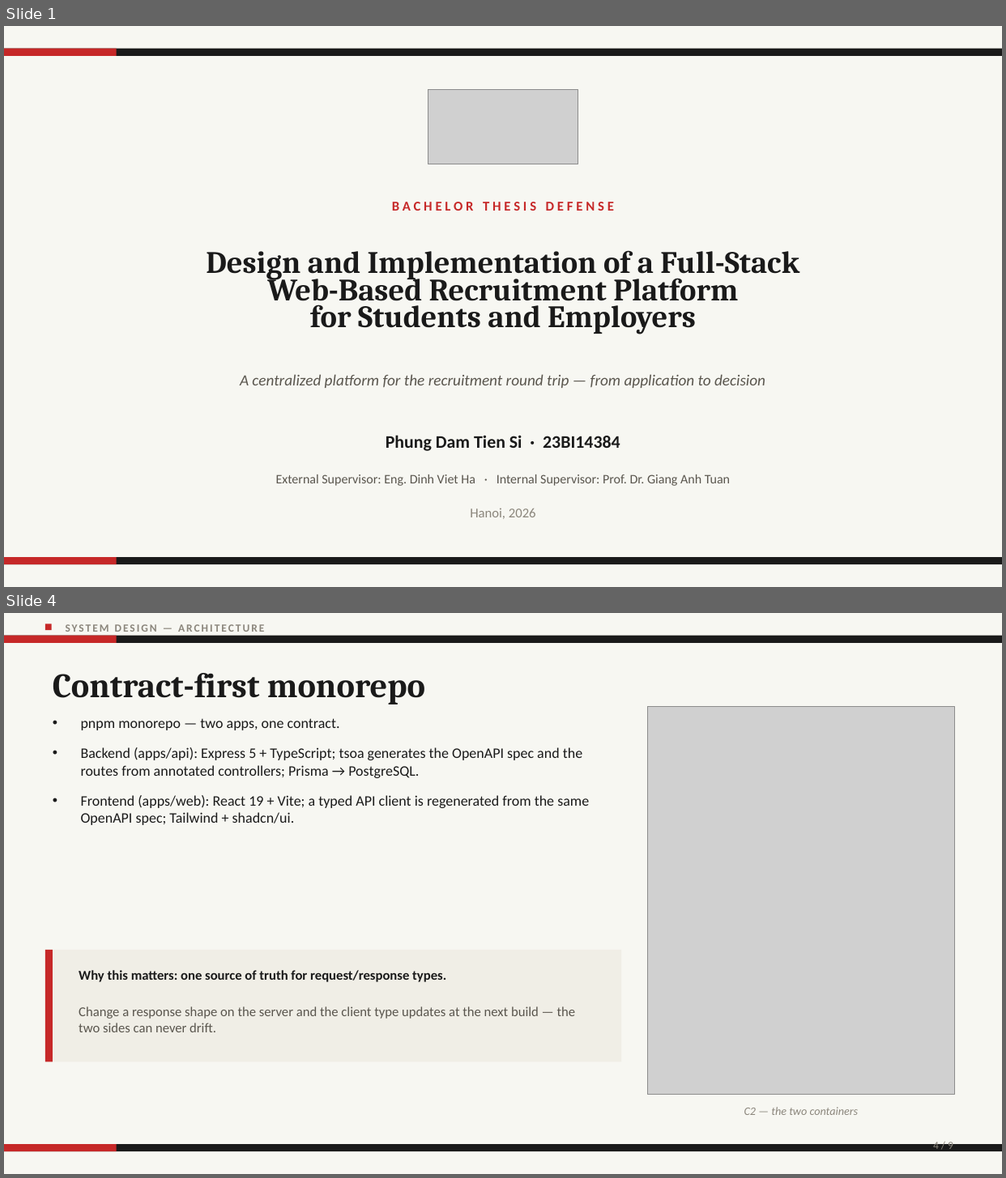
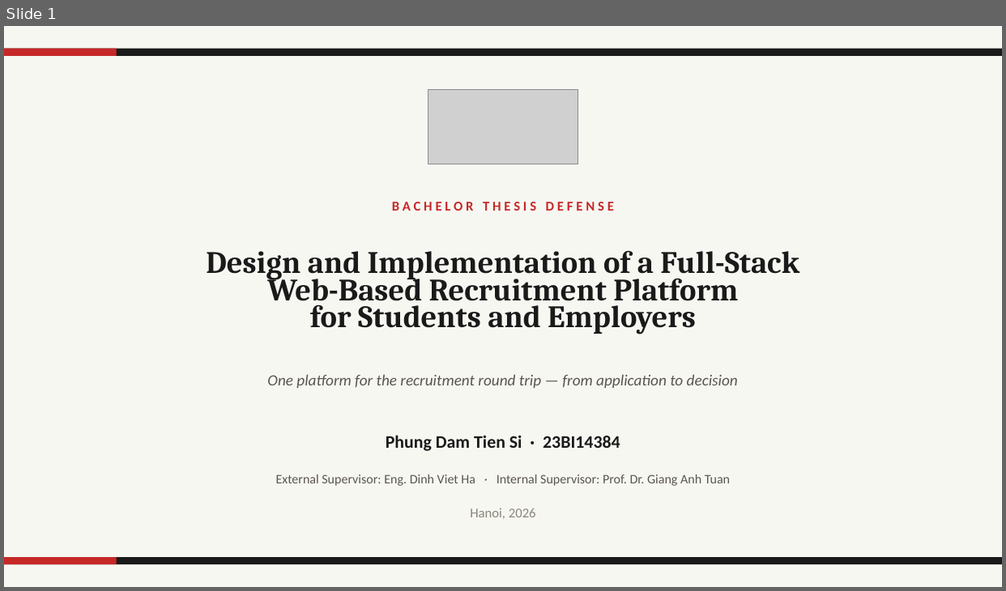
Before and after one commit to SiPhung953/Bachelor-Thesis-Report, a slide deck: presentation/defense-deck.pptx. Shown one above the other, each under a label of ours: slides 1 and 4 before the commit, slide 1 after it; the slides between them are not shown. The pictures are 1006x1178 and 1006x591 pixels, drawn with LibreOffice and Linux fonts; fonts in the diff are those of the drawing; grey boxes stand for pictures. Boxes give left, top, right and bottom in pixels: in the first picture for what was removed or moved away, otherwise in the second. Text is boxed around its words. In the diff, an @@ line names an element or a change of style, - is before the commit and + after.

Commit message:
Presentation: update defense deck, demo scripts and speech

```diff
--- a/presentation/defense-deck.pptx
+++ b/presentation/defense-deck.pptx
@@ slide 4 removed at bbox=[4, 613, 1002, 1174], background #F7F7F2 @@
@@ rectangle removed at bbox=[4, 636, 1002, 643] @@
@@ rectangle removed at bbox=[4, 636, 117, 643] @@
@@ rectangle removed at bbox=[45, 624, 52, 630] @@
@@ text removed at bbox=[66, 624, 264, 632] @@
-SYSTEM DESIGN — ARCHITECTURE
@@ text removed at bbox=[53, 673, 425, 705] @@
-Contract-first monorepo
@@ picture removed at bbox=[648, 707, 955, 1094] @@
@@ text removed at bbox=[81, 718, 589, 825] @@
-• pnpm monorepo — two apps, one contract.
-• Backend (apps/api): Express 5 + TypeScript; tsoa generates the OpenAPI spec and the routes from annotated controllers; Prisma → PostgreSQL.
-• Frontend (apps/web): React 19 + Vite; a typed API client is regenerated from the same OpenAPI spec; Tailwind + shadcn/ui.
@@ rectangle removed at bbox=[45, 950, 621, 1063] @@
@@ rectangle removed at bbox=[45, 950, 53, 1063] @@
@@ text removed at bbox=[79, 970, 446, 982] @@
-Why this matters: one source of truth for request/response types.
@@ text removed at bbox=[79, 1007, 576, 1033] @@
-Change a response shape on the server and the client type updates at the next build — the two sides can never drift.
@@ text removed at bbox=[744, 1107, 859, 1115] @@
-C2 — the two containers
@@ rectangle removed at bbox=[4, 1144, 1002, 1152] @@
@@ rectangle removed at bbox=[4, 1144, 117, 1152] @@
@@ text removed at bbox=[933, 1140, 953, 1152] @@
-4 / 9
@@ slide 1 changed as well @@
@@ text at bbox=[267, 374, 738, 388]: text changed @@
-A centralized platform for the recruitment round trip — from application to decision
+One platform for the recruitment round trip — from application to decision
```
Also in this commit, not shown: 4 other slides changed, 21 slides added, 3 other slides removed, 7 other files.
